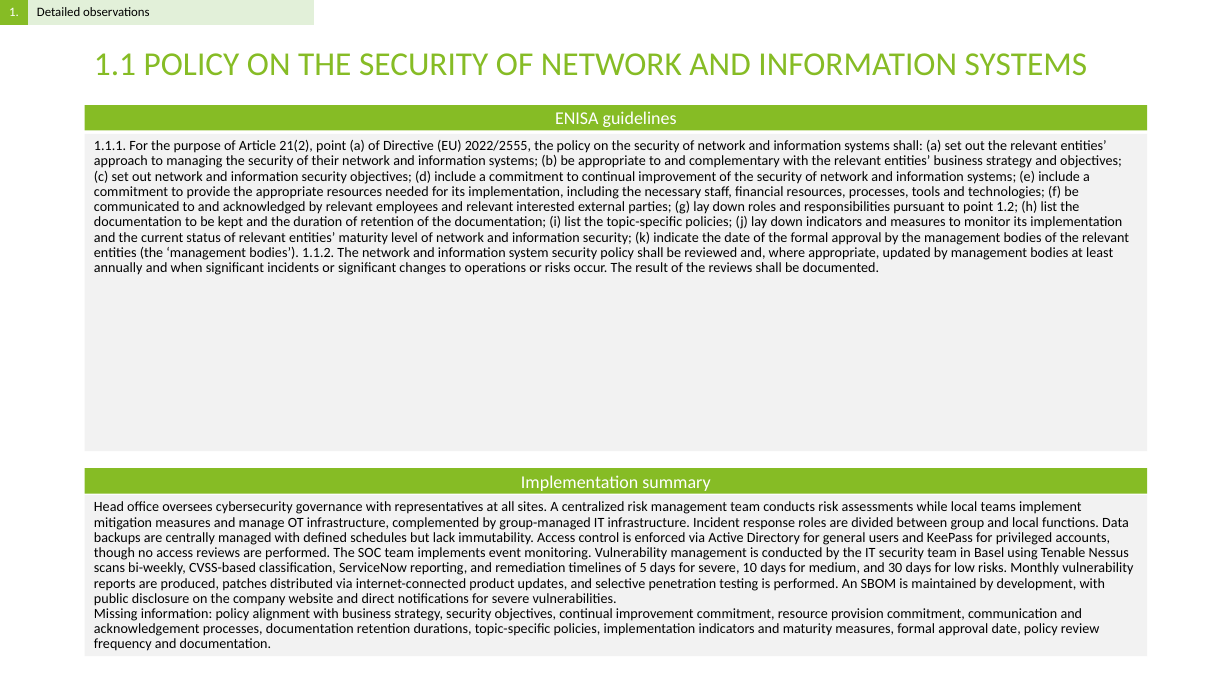
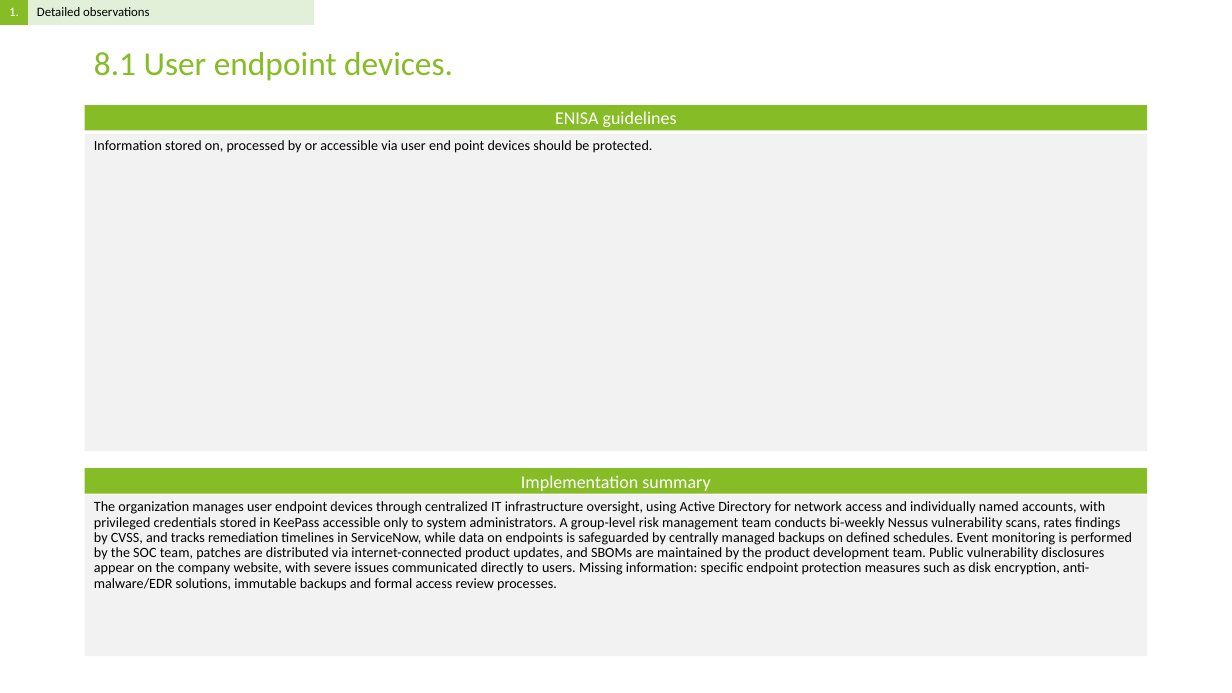
Before and after one commit to Rokas01/tprm, a slide deck: slide 10 of filename.pptx (slide 2 before the commit). Drawn at 1232x693 pixels with LibreOffice and Linux fonts; fonts in the diff are those of the drawing. Boxes give left, top, right and bottom in pixels: in the first picture for what was removed or moved away, otherwise in the second. Text is boxed around its words. In the diff, an @@ line names an element or a change of style, - is before the commit and + after.

```diff
--- a/filename.pptx
+++ b/filename.pptx
@@ title at (94, 52, 453, 81): text changed @@
-1.1 POLICY ON THE SECURITY OF NETWORK AND INFORMATION SYSTEMS
+8.1 User endpoint devices.
@@ text at (94, 140, 653, 153): text changed @@
-1.1.1. For the purpose of Article 21(2), point (a) of Directive (EU) 2022/2555, the policy on the security of network and information systems shall: (a) set out the relevant entities’ approach to managing the security of their network and information systems; (b) be appropriate to and complementary with the relevant entities’ business strategy and objectives; (c) set out network and information security objectives; (d) include a commitment to continual improvement of the security of network and information systems; (e) include a commitment to provide the appropriate resources needed for its implementation, including the necessary staff, financial resources, processes, tools and technologies; (f) be communicated to and acknowledged by relevant employees and relevant interested external parties; (g) lay down roles and responsibilities pursuant to point 1.2; (h) list the documentation to be kept and the duration of retention of the documentation; (i) list the topic-specific policies; (j) lay down indicators and measures to monitor its implementation and the current status of relevant entities’ maturity level of network and information security; (k) indicate the date of the formal approval by the management bodies of the relevant entities (the ‘management bodies’). 1.1.2. The network and information system security policy shall be reviewed and, where appropriate, updated by management bodies at least annually and when significant incidents or significant changes to operations or risks occur. The result of the reviews shall be documented.
+Information stored on, processed by or accessible via user end point devices should be protected.
@@ text at (94, 501, 1132, 591): text changed @@
-Head office oversees cybersecurity governance with representatives at all sites. A centralized risk management team conducts risk assessments while local teams implement mitigation measures and manage OT infrastructure, complemented by group-managed IT infrastructure. Incident response roles are divided between group and local functions. Data backups are centrally managed with defined schedules but lack immutability. Access control is enforced via Active Directory for general users and KeePass for privileged accounts, though no access reviews are performed. The SOC team implements event monitoring. Vulnerability management is conducted by the IT security team in Basel using Tenable Nessus scans bi-weekly, CVSS-based classification, ServiceNow reporting, and remediation timelines of 5 days for severe, 10 days for medium, and 30 days for low risks. Monthly vulnerability reports are produced, patches distributed via internet-connected product updates, and selective penetration testing is performed. An SBOM is maintained by development, with public disclosure on the company website and direct notifications for severe vulnerabilities.
-Missing information: policy alignment with business strategy, security objectives, continual improvement commitment, resource provision commitment, communication and acknowledgement processes, documentation retention durations, topic-specific policies, implementation indicators and maturity measures, formal approval date, policy review frequency and documentation.
+The organization manages user endpoint devices through centralized IT infrastructure oversight, using Active Directory for network access and individually named accounts, with privileged credentials stored in KeePass accessible only to system administrators. A group-level risk management team conducts bi-weekly Nessus vulnerability scans, rates findings by CVSS, and tracks remediation timelines in ServiceNow, while data on endpoints is safeguarded by centrally managed backups on defined schedules. Event monitoring is performed by the SOC team, patches are distributed via internet-connected product updates, and SBOMs are maintained by the product development team. Public vulnerability disclosures appear on the company website, with severe issues communicated directly to users. Missing information: specific endpoint protection measures such as disk encryption, anti-malware/EDR solutions, immutable backups and formal access review processes.
```
Also in this commit, not shown: 4 other slides changed, 14 slides added, 1 other file.
